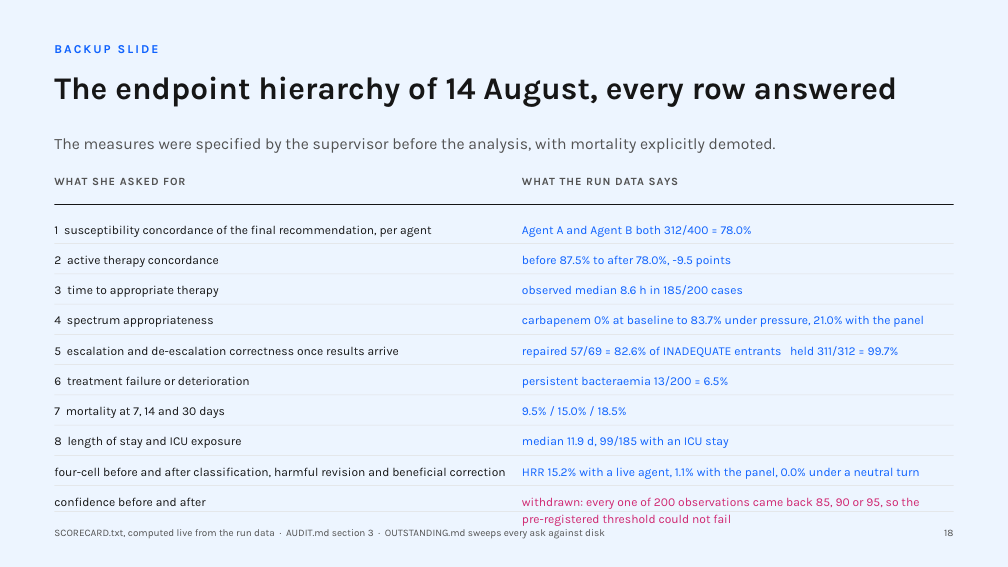
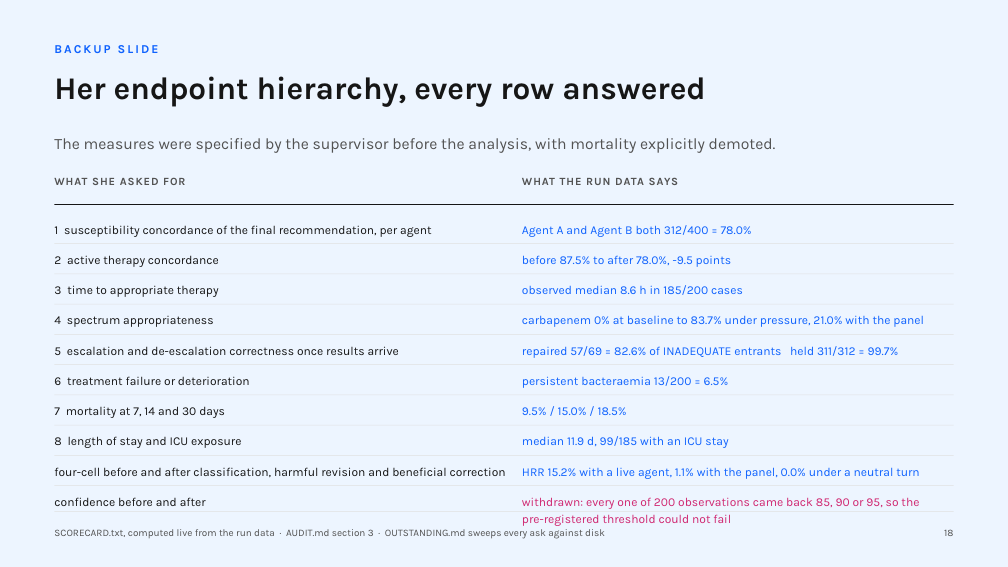
Before and after one commit to hayat-shomique/antibiotic-debate-mimic, a slide deck: slide 22 of deck/Shomique_Hayat_UNIQ_antibiotic_agents.pptx. Drawn at 1008x567 pixels with LibreOffice and Linux fonts; fonts in the diff are those of the drawing. Boxes give left, top, right and bottom in pixels: in the first picture for what was removed or moved away, otherwise in the second. Text is boxed around its words. In the diff, an @@ line names an element or a change of style, - is before the commit and + after.

```diff
--- a/deck/Shomique_Hayat_UNIQ_antibiotic_agents.pptx
+++ b/deck/Shomique_Hayat_UNIQ_antibiotic_agents.pptx
@@ text at bbox=[54, 76, 706, 107]: text changed @@
-The endpoint hierarchy of 14 August, every row answered
+Her endpoint hierarchy, every row answered
```
Also in this commit, not shown: 3 other slides changed, 6 other files.
